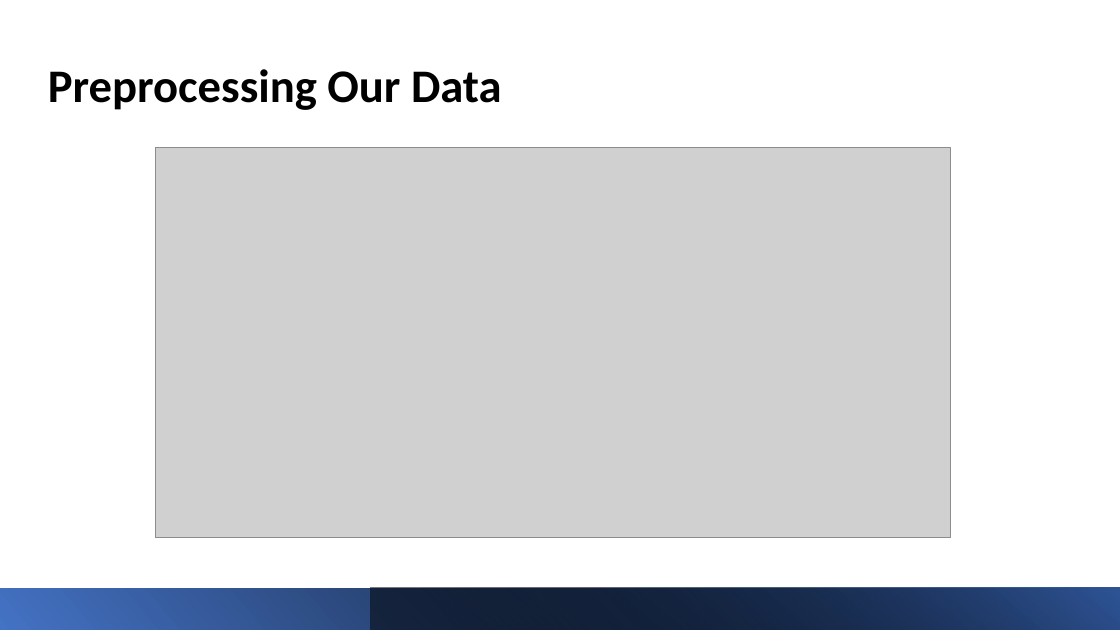
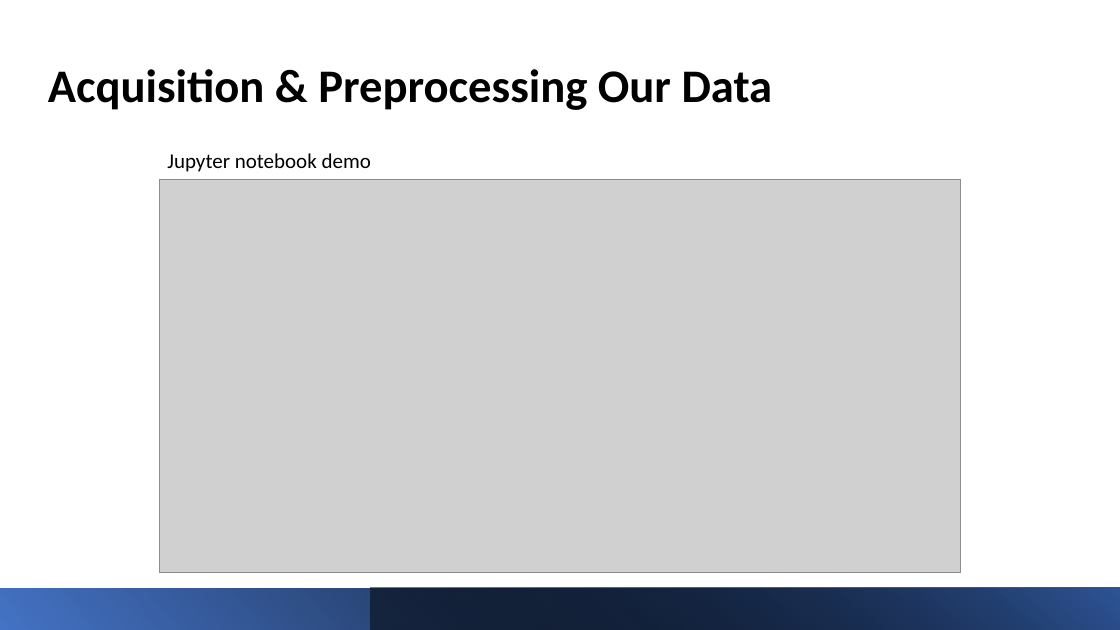
Before and after one commit to TrevorPawlewicz/DSCI-511-Course-Project, a slide deck: slide 7 of Presentation PowerPoint/Project-Presentation-Template.pptx. Drawn at 1120x630 pixels with LibreOffice and Linux fonts; fonts in the diff are those of the drawing; grey boxes stand for pictures. Boxes give left, top, right and bottom in pixels: in the first picture for what was removed or moved away, otherwise in the second. Text is boxed around its words. In the diff, an @@ line names an element or a change of style, - is before the commit and + after.

```diff
--- a/Presentation PowerPoint/Project-Presentation-Template.pptx
+++ b/Presentation PowerPoint/Project-Presentation-Template.pptx
@@ title at <box>48,69,773,110</box>: text changed @@
-Preprocessing Our Data
+Acquisition & Preprocessing Our Data
@@ picture: place and size @@
-picture at <box>155,147,951,538</box>
+picture at <box>159,179,961,572</box>
@@ text added at <box>167,153,371,172</box>, 18 pt, text #000000 @@
+Jupyter notebook demo
```
Also in this commit, not shown: 4 other slides changed, 1 slide added, 1 slide removed.
